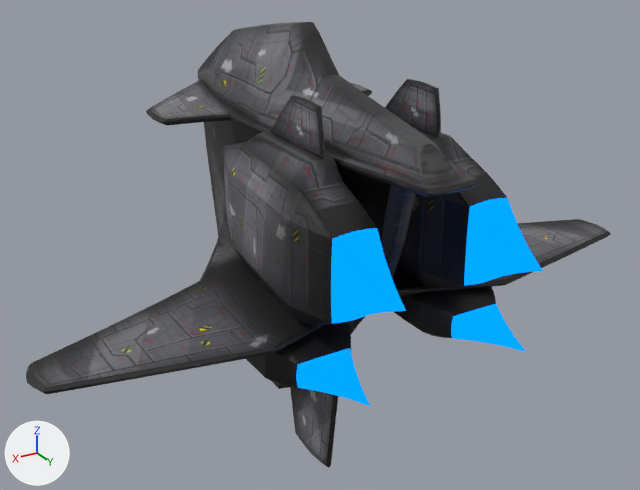
An edit to the glTF model gfx/ship3d/admonisher/admonisher.gltf, drawn before and after from the same camera.
Rendered twice from a camera (50 mm lens) standing at (6.29, 10.87, 4.8) and looking at (-0.13, 0.18, -0.55). The axes (+X, +Y, +Z) are drawn at lower left. The lights are the same throughout. Where no turn or scale is listed for an object, it has been applied to the vertices.

Names of what the first picture shows: 'body', 'engine'.
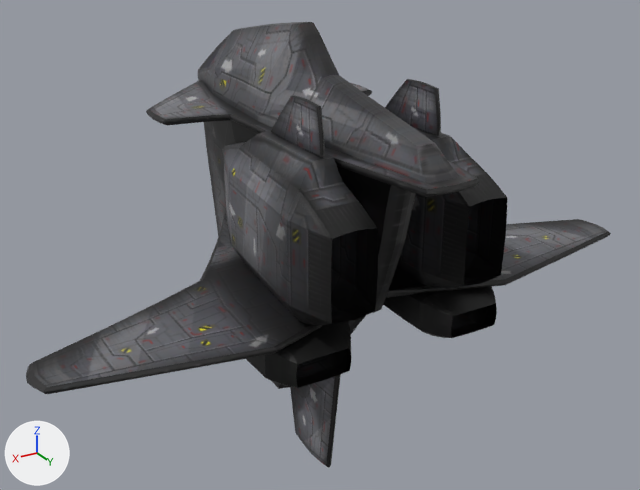
Edits to the scene script, one JSON object a line:
```json
{"op": "remove", "block": "ob_engine", "code": ["ob_engine = bpy.data.objects.new('engine', me_engine)", "ob_engine.location = (0.0, 0.0, -0.8)"]}
```

Where the change shows, as pixel boxes [x1, y1, x2, y2] in the pictures (640 x 490 px):
```json
{"object": "engine", "change": "deleted", "before": [296, 198, 543, 406]}
```
